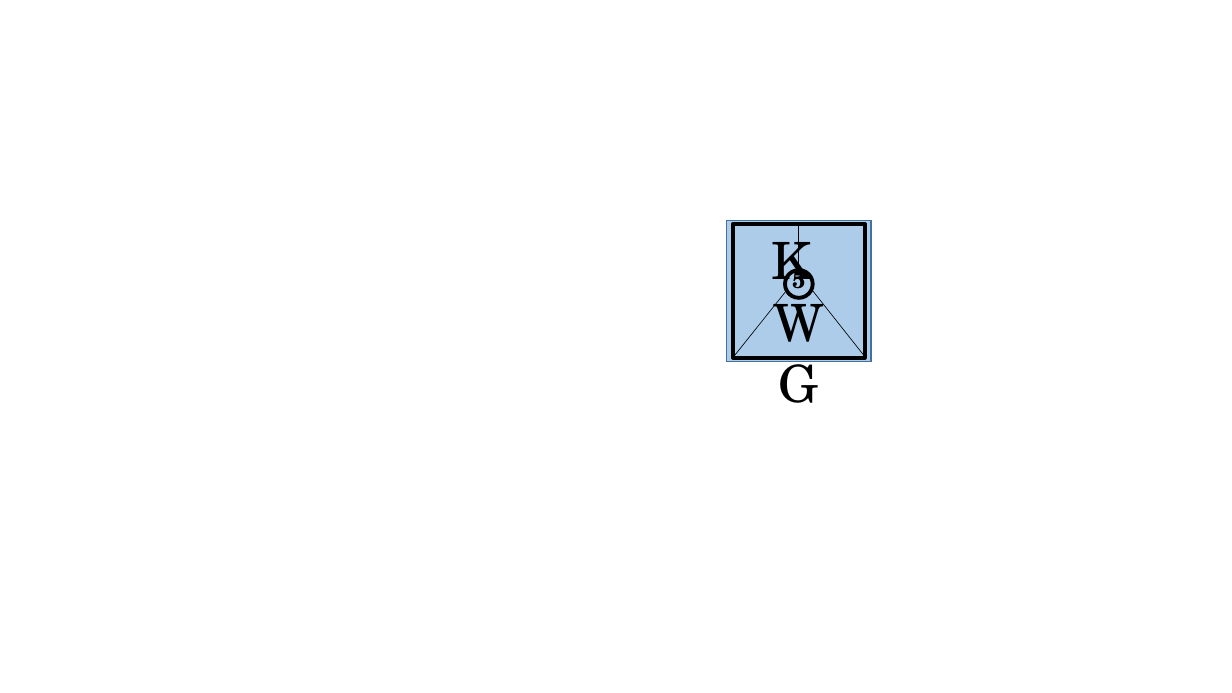
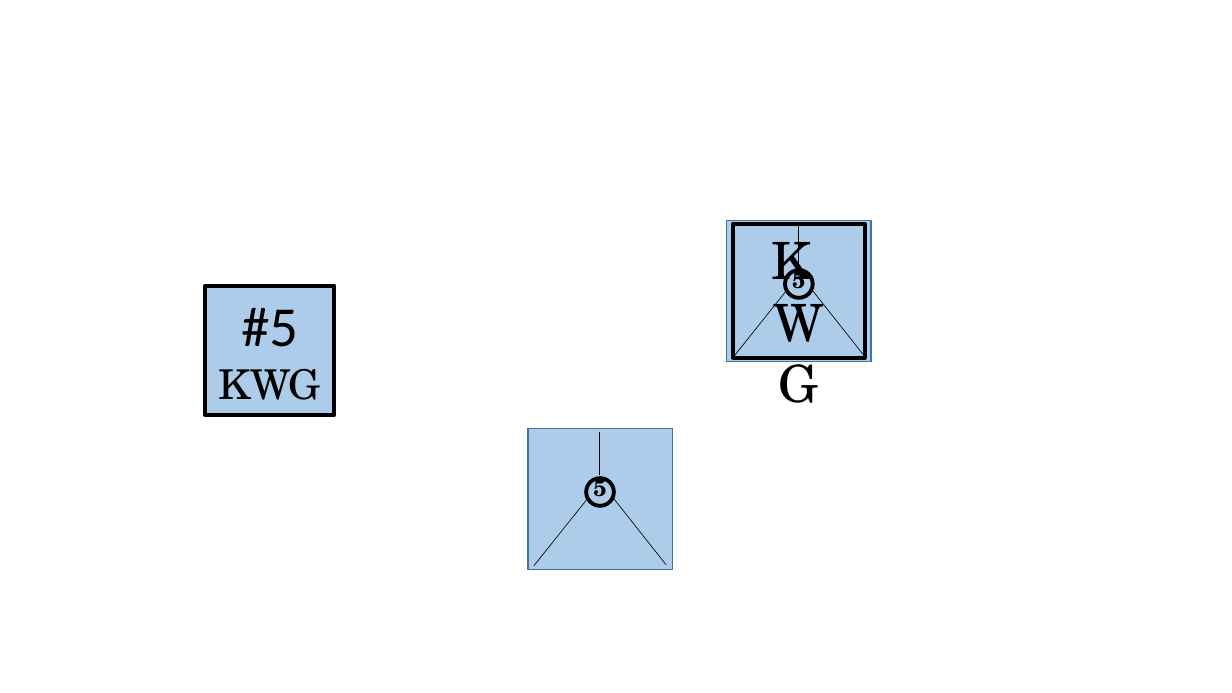
Before and after one commit to kwgao5/kwgao5.github.io, a slide deck: slide 1 of logo.pptx. Drawn at 1232x693 pixels with LibreOffice and Linux fonts; fonts in the diff are those of the drawing. Boxes give left, top, right and bottom in pixels: in the first picture for what was removed or moved away, otherwise in the second. Text is boxed around its words. In the diff, an @@ line names an element or a change of style, - is before the commit and + after.

```diff
--- a/logo.pptx
+++ b/logo.pptx
@@ rectangle added at [205, 286, 335, 415], fill #5B9BD5 at 50% opacity, outline #000000 3 pt, 32 pt, text #000000 @@
+#5
+KWG
@@ rectangle added at [528, 429, 672, 570], fill #5B9BD5 at 50% opacity, outline #43739E 1 pt @@
@@ line added from (599, 432) to (599, 475), #000000 0.5 pt @@
@@ ellipse added at [586, 478, 614, 506], outline #000000 3 pt @@
@@ text added at [593, 472, 606, 504], 18 pt, text #000000, bold @@
+5
@@ line added from (586, 501) to (534, 566), #000000 0.5 pt @@
@@ line added from (666, 565) to (614, 498), #000000 0.5 pt @@
```
